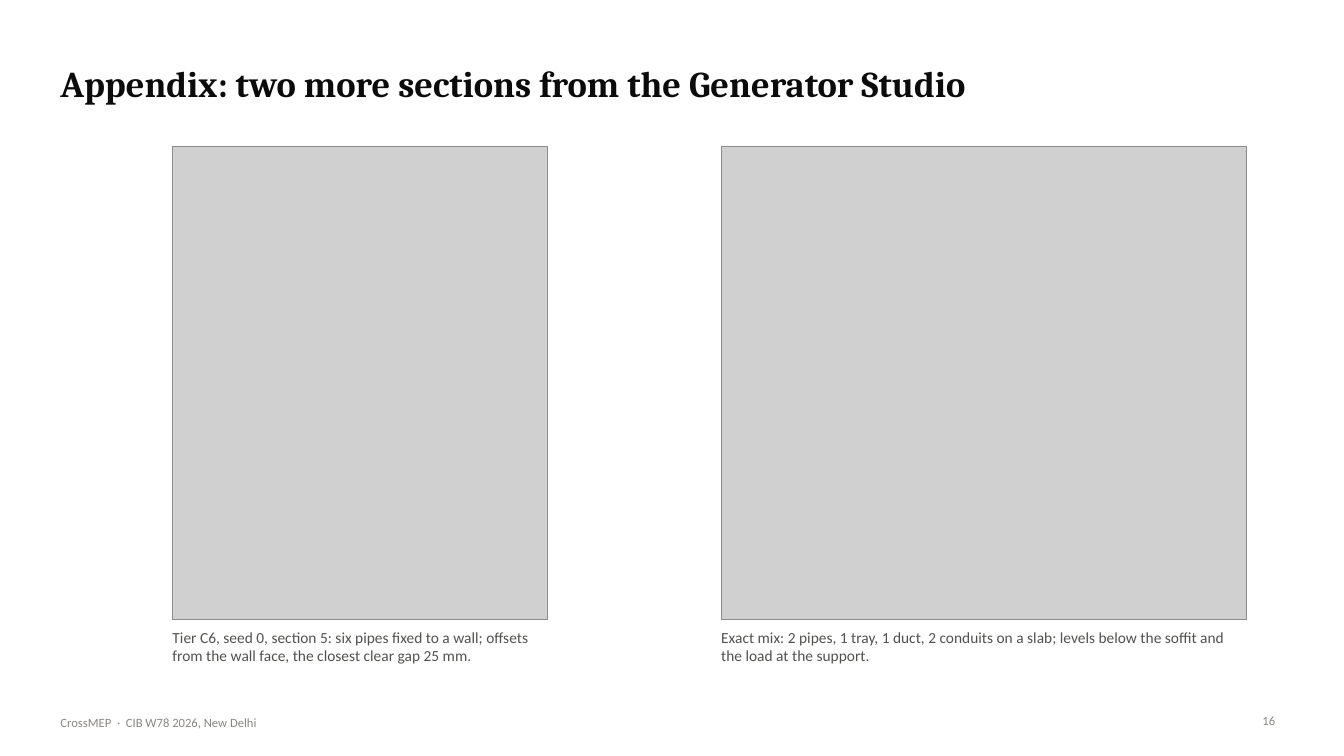
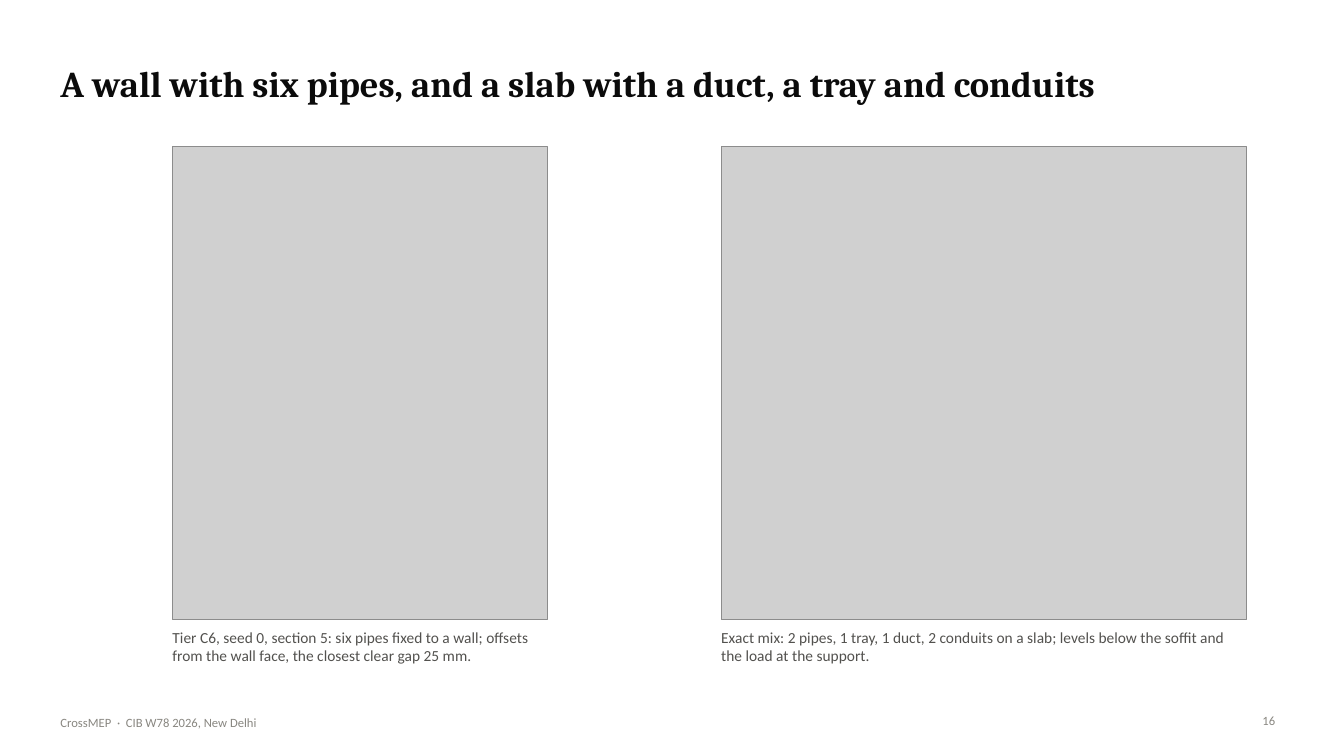
Before and after one commit to lavinia-ped/CrossMEP_Dataset, a slide deck: slide 16 of docs/CrossMEP_CIBW78_talk.pptx. Drawn at 1344x756 pixels with LibreOffice and Linux fonts; fonts in the diff are those of the drawing; grey boxes stand for pictures. Boxes give left, top, right and bottom in pixels: in the first picture for what was removed or moved away, otherwise in the second. Text is boxed around its words. In the diff, an @@ line names an element or a change of style, - is before the commit and + after.

Commit message:
Talk: slide titles state their message
Each title is now a sentence with a point (for example 'Spacing holds up on a
clinic the generator never saw', 'Nowadays, every pipe, duct and tray hangs from
a hand-designed support') rather than a topic label. Numbers in titles are
computed from the released data. Script headings updated to match; PPTX and PDF
rebuilt.

```diff
--- a/docs/CrossMEP_CIBW78_talk.pptx
+++ b/docs/CrossMEP_CIBW78_talk.pptx
@@ title at <box>60,71,1095,105</box>: text changed @@
-Appendix: two more sections from the Generator Studio
+A wall with six pipes, and a slab with a duct, a tray and conduits
```
Also in this commit, not shown: 18 other slides changed, 4 other files.
